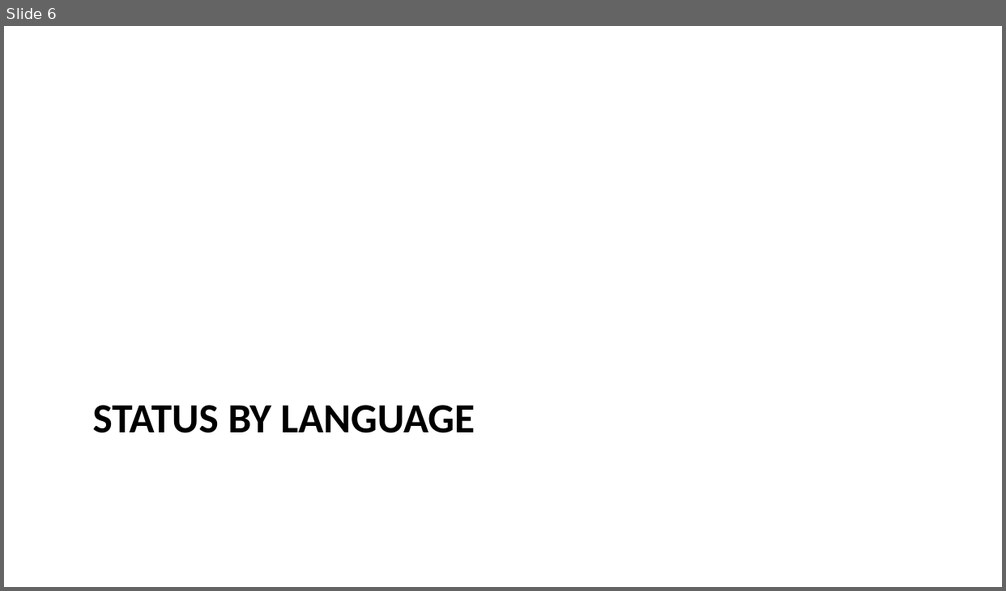
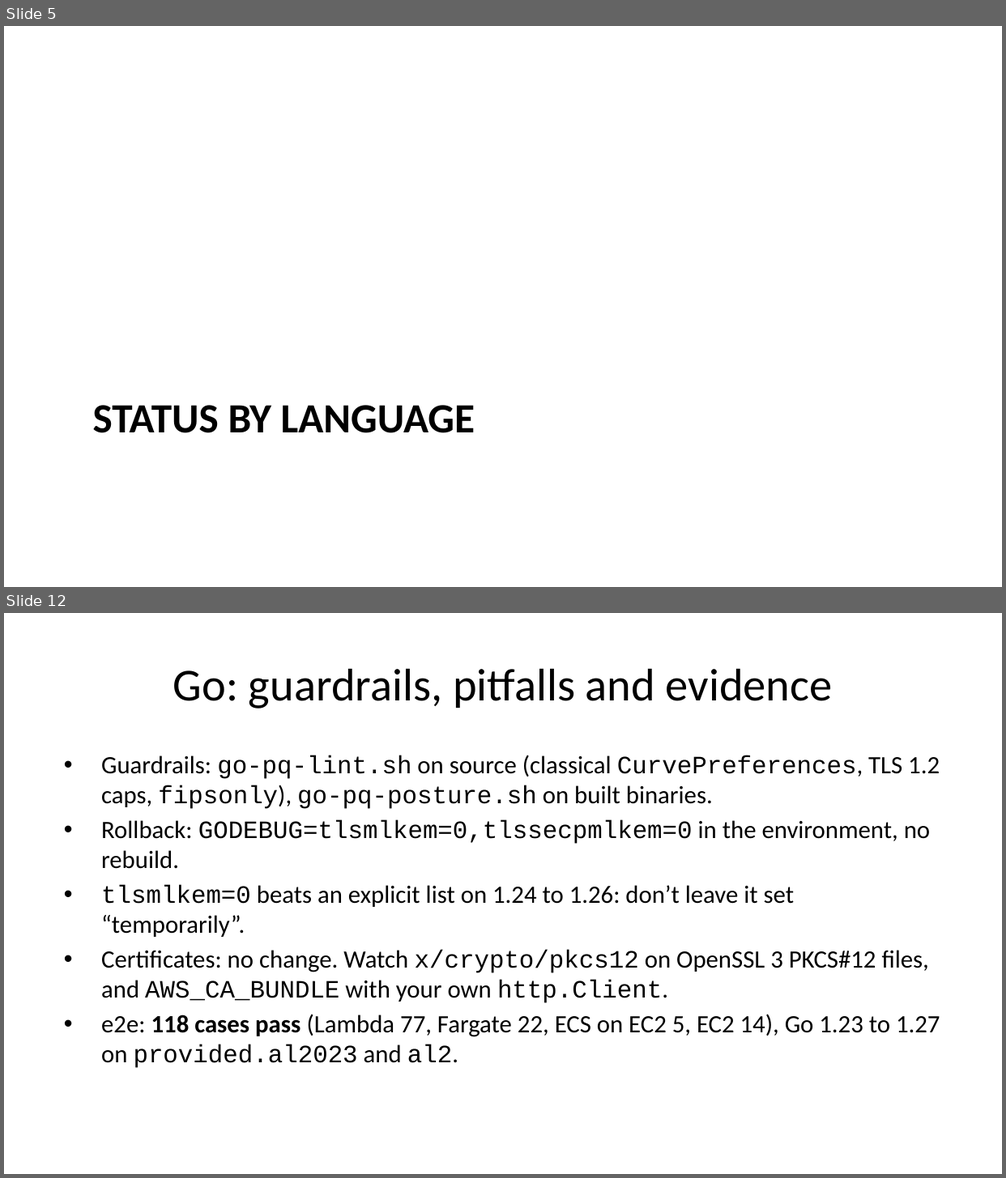
Before and after one commit to moolivkkr/PQC, a slide deck: PQC-Summary.pptx. Shown one above the other, each under a label of ours: slide 6 before the commit, slides 5 and 12 after it; the slides between them are not shown. The pictures are 1006x591 and 1006x1178 pixels, drawn with LibreOffice and Linux fonts; fonts in the diff are those of the drawing. Boxes give left, top, right and bottom in pixels: in the first picture for what was removed or moved away, otherwise in the second. Text is boxed around its words. In the diff, an @@ line names an element or a change of style, - is before the commit and + after.

Commit message:
Deck: three detail slides per language and an ALB/NLB slide; smaller body font template so slides fit
- Per language: what decides PQ, versions/compute types and fixes, pitfalls and e2e evidence
- ALB/NLB: listener policy (not the certificate) turns PQ on; backend leg uses the PQ backend policy
- e2e README: LocalStack ALB ignores SslPolicy (probe: 2016-08 listener still negotiated X25519MLKEM768), so no ALB case
- 03-go: ALB-to-target leg uses ELBSecurityPolicy-TLS13-1-0-PQ-2025-09 (AWS docs) instead of 'not confirmed'
- Rebuilt HTML, PDF, DOCX; deck rendered and checked slide by slide

```diff
--- a/PQC-Summary.pptx
+++ b/PQC-Summary.pptx
@@ slide 12 added at bbox=[4, 613, 1002, 1174], background #FFFFFF @@
@@ title added at bbox=[173, 668, 832, 709], 33 pt, text #000000 @@
+Go: guardrails, pitfalls and evidence
@@ text added at bbox=[101, 755, 940, 1068], 18 pt, text #000000 @@
+• Guardrails: go-pq-lint.sh on source (classical CurvePreferences, TLS 1.2 caps, fipsonly), go-pq-posture.sh on built binaries.
+• Rollback: GODEBUG=tlsmlkem=0,tlssecpmlkem=0 in the environment, no rebuild.
+• tlsmlkem=0 beats an explicit list on 1.24 to 1.26: don’t leave it set “temporarily”.
+• Certificates: no change. Watch x/crypto/pkcs12 on OpenSSL 3 PKCS#12 files, and AWS_CA_BUNDLE with your own http.Client.
+• e2e: 118 cases pass (Lambda 77, Fargate 22, ECS on EC2 5, EC2 14), Go 1.23 to 1.27 on provided.al2023 and al2.
@@ what was slide 6 is now slide 5 @@
```
Also in this commit, not shown: 10 slides changed, 17 other slides added, 2 slides removed, 8 other files.
